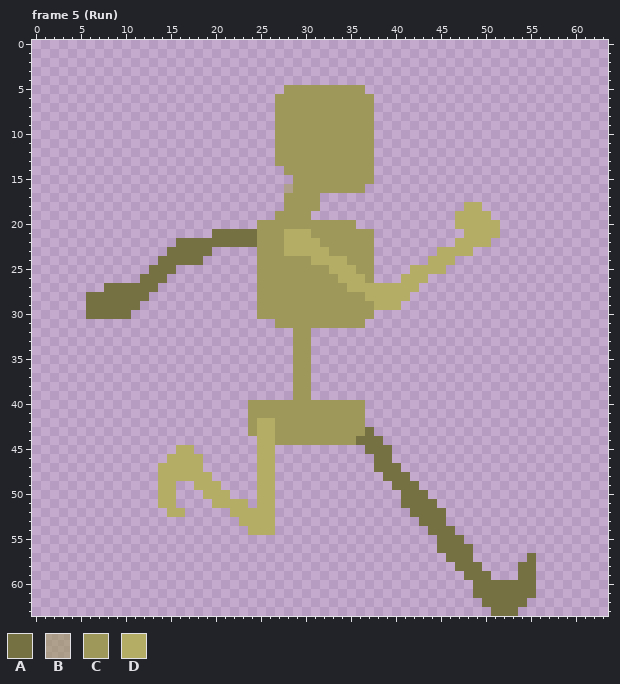
One commit to this pixel-art file: Workfiles/newCharacter.aseprite. The picture above is the old version.
64x64 pixels, 7 frames. Colours within 5 levels of each other are drawn and written as one. Shown: frame 5 (Run). The commit also changed other frames, which this record leaves out.
Palette (. is transparent): A #757143  B #9e985a8d  C #9e985a  D #b3ad66
Pixels before, frame 5 (Run) (only the part around the change), first column x 0:
 0 ................................................................
 1 ................................................................
 2 ................................................................
 3 ................................................................
 4 ................................................................
 5 ............................CCCCCCCCC...........................
 6 ...........................CCCCCCCCCCC..........................
 7 ...........................CCCCCCCCCCC..........................
 8 ...........................CCCCCCCCCCC..........................
 9 ...........................CCCCCCCCCCC..........................
10 ...........................CCCCCCCCCCC..........................
11 ...........................CCCCCCCCCCC..........................
12 ...........................CCCCCCCCCCC..........................
13 ...........................CCCCCCCCCCC..........................
14 ............................CCCCCCCCCC..........................
15 .............................CCCCCCCCC..........................
16 ............................BCCCCCCCC...........................
17 ............................CCCC................................
18 ............................CCCC................DD..............
19 ...........................CCCC................DDDD.............
20 .........................CCCCCCCCCCC...........DDDDD............
21 ....................AAAAACCCDDDCCCCCCC..........DDDD............
22 ................AAAAAAAAACCCDDDDCCCCCC.........DDDD.............
23 ...............AAAAA.....CCCDDDDDCCCCC.......DDDD...............
24 ..............AAAAA......CCCCCCDDDDCCC......DDD.................
25 .............AAA.........CCCCCCCCDDDCC....DDDD..................
26 ............AAA..........CCCCCCCCCDDDC...DDD....................
27 ........AAAAAA...........CCCCCCCCCCDDDDDDDD.....................
28 ......AAAAAAA............CCCCCCCCCCCCDDDDD......................
29 ......AAAAAA.............CCCCCCCCCCCCCDDD.......................
30 ......AAAAA..............CCCCCCCCCCCCC..........................
31 ...........................CCCCCCCCCC...........................
32 .............................CC.................................
33 .............................CC.................................
34 .............................CC.................................
35 .............................CC.................................
36 .............................CC.................................
37 .............................CC.................................
38 .............................CC.................................
39 .............................CC.................................
40 ........................CCCCCCCCCCCCC...........................
41 ........................CCCCCCCCCCCCC...........................
42 ........................CDDCCCCCCCCCC...........................
43 ........................CDDCCCCCCCCCCA..........................
44 .........................DDCCCCCCCCCAAA.........................
45 ................DD.......DD..........AAA........................
46 ...............DDDD......DD...........AA........................
47 ..............DDDDD......DD...........AAA.......................
48 ..............DDDDDD.....DD............AAA......................
49 ..............DD..DDD....DD.............AAA.....................
50 ..............DD...DDD...DD..............AAA....................
51 ..............DD....DDDD.DD..............AAAA...................
52 ...............DD.....DDDDD...............AAAA..................
53 .......................DDDD................AAA..................
54 ........................DDD.................AAA.................
55 .............................................AAA................
56 .............................................AAAA...............
57 ..............................................AAA......A........
58 ...............................................AAA....AA........
59 ................................................AAA...AA........
60 .................................................AAAAAAA........
61 .................................................AAAAAAA........
62 ..................................................AAAAA.........
63 ...................................................AAA..........
Now the later version:
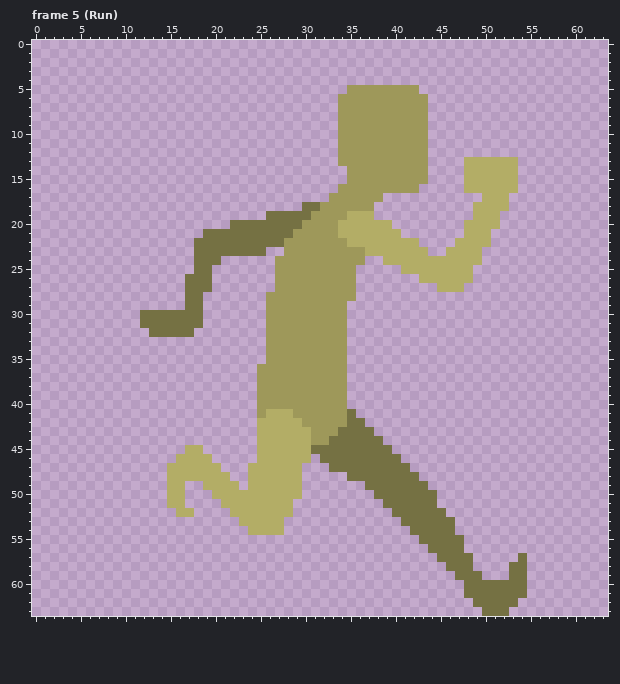
Commit: run cycle dummy
Edits made:
Changed rows in their new state; - is an unchanged pixel.
Frame 5 (Run), layer "newPosition":
first column x 6:
 5 ----------------------.......--CCCCCC-------------
 6 ---------------------.......----CCCCCC------------
 7 ---------------------.......----CCCCCC------------
 8 ---------------------.......----CCCCCC------------
 9 ---------------------.......----CCCCCC------------
10 ---------------------.......----CCCCCC------------
11 ---------------------.......----CCCCCC------------
12 ---------------------.......----CCCCCC------------
13 ---------------------.......----CCCCCC----DDDDDD--
14 ----------------------.......---CCCCCC----DDDDDD--
15 -----------------------......---CCCCCC----DDDDDD--
16 ----------------------......---CCCCCC-----DDDDDD--
17 ----------------------....-CCCCCC-----------DDD---
18 ----------------------..AACCCCCC----------.-DDD---
19 --------------------AAAAACCCCDDD---------..--D----
20 ----------------AAAAAAAA----DDDDDD-------.--------
21 -------------A-----AAAACC---DDDDDDD----------.----
22 ----------..-------AAACCCC---DDDDDDDD-------------
23 ---------...--AAAAAA..CCCCC----DDDDDDD-.---D------
24 --------....-AA----..----CCCC--.-DDDDD---DDD------
25 -------...--AA-----..------CCC..---D----DDD-------
26 ------...--AAA-----..-------CC..---..-DDDDD-------
27 --......---AAA-----..--------C.......--DDD--------
28 .......----AA------.----------......--------------
29 ......-----AA------.---------......---------------
30 .....-AAAAAAA------.---------...------------------
31 ------AAAAAAA-------C--------..-------------------
32 -------AAAAA--------CCC--CCCC---------------------
33 --------------------CCC--CCCC---------------------
34 --------------------CCC--CCCC---------------------
35 --------------------CCC--CCCC---------------------
36 -------------------CCCC--CCCC---------------------
37 -------------------CCCC--CCCC---------------------
38 -------------------CCCC--CCCC---------------------
39 -------------------CCCC--CCCC---------------------
40 ------------------.----------..-------------------
41 ------------------.-DDD------A.-------------------
42 ------------------.--DDD-----AA-------------------
43 ------------------.--DDDD---AAA-------------------
44 ---------------------DDDD--AAA--------------------
45 ----------.-D--------DDDDAAAAAA-------------------
46 ---------.---D-------DDDD-AAAAAA--A---------------
47 --------.----DD---D--DDD---AAAAA---A--------------
48 --------.-----DD--D--DDD-----AAAA---A-------------
49 --------.-D-.--DD-D--DDD-------AAA---A------------
50 --------.-D--.--DDD--DDD--------AAA---A-----------
51 --------.-D---.---D--DD----------AA---------------
52 ---------.-D---------DD-----------AA--------------
53 ---------------------D-------------AA---A---------
54 ---------------------D--------------AA------------
55 -------------------------------------AA-----------
56 --------------------------------------A---.-------
57 ---------------------------------------A--------A.
58 ----------------------------------------A--.---A-.
59 -----------------------------------------A--.--A-.
60 ------------------------------------------A------.
61 ------------------------------------------A------.
62 -------------------------------------------A----.-
63 --------------------------------------------A--.--
Pixel boxes of the changes (left, top, right, bottom) in both pictures:
changed: (86, 85, 536, 616)
